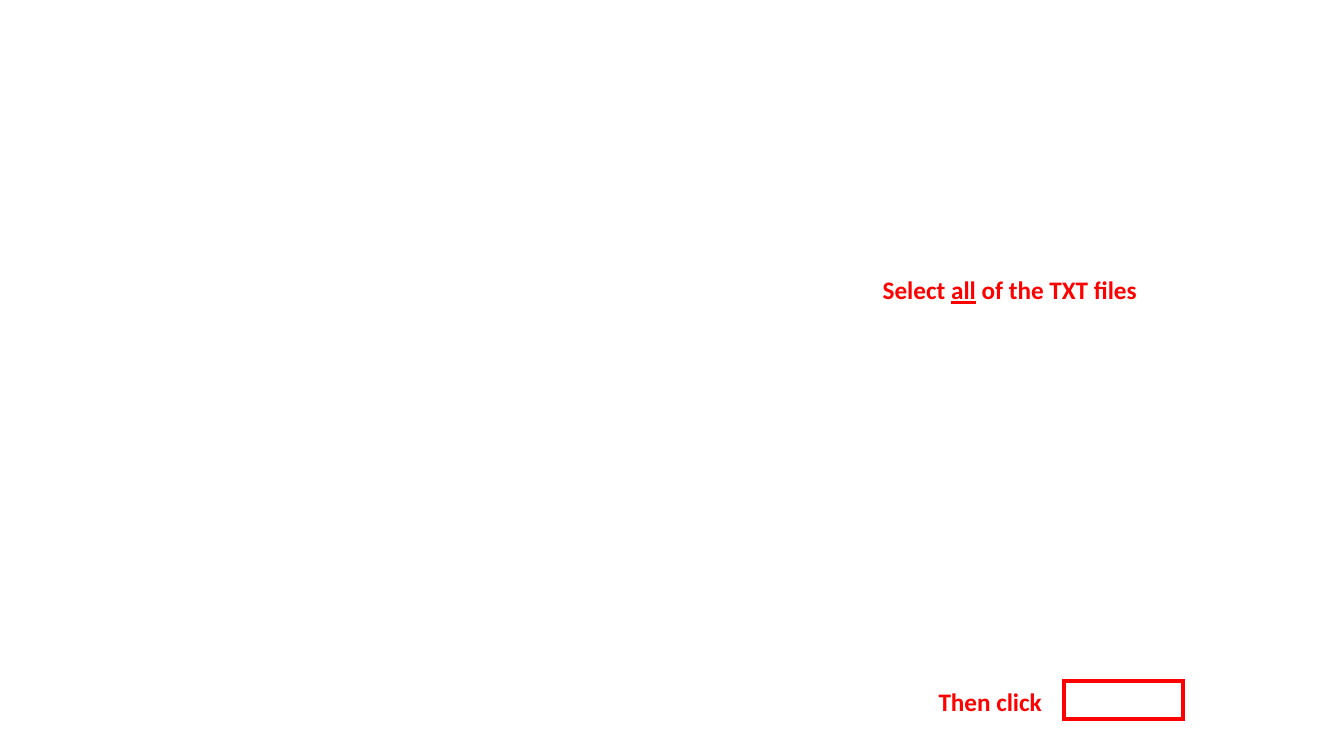
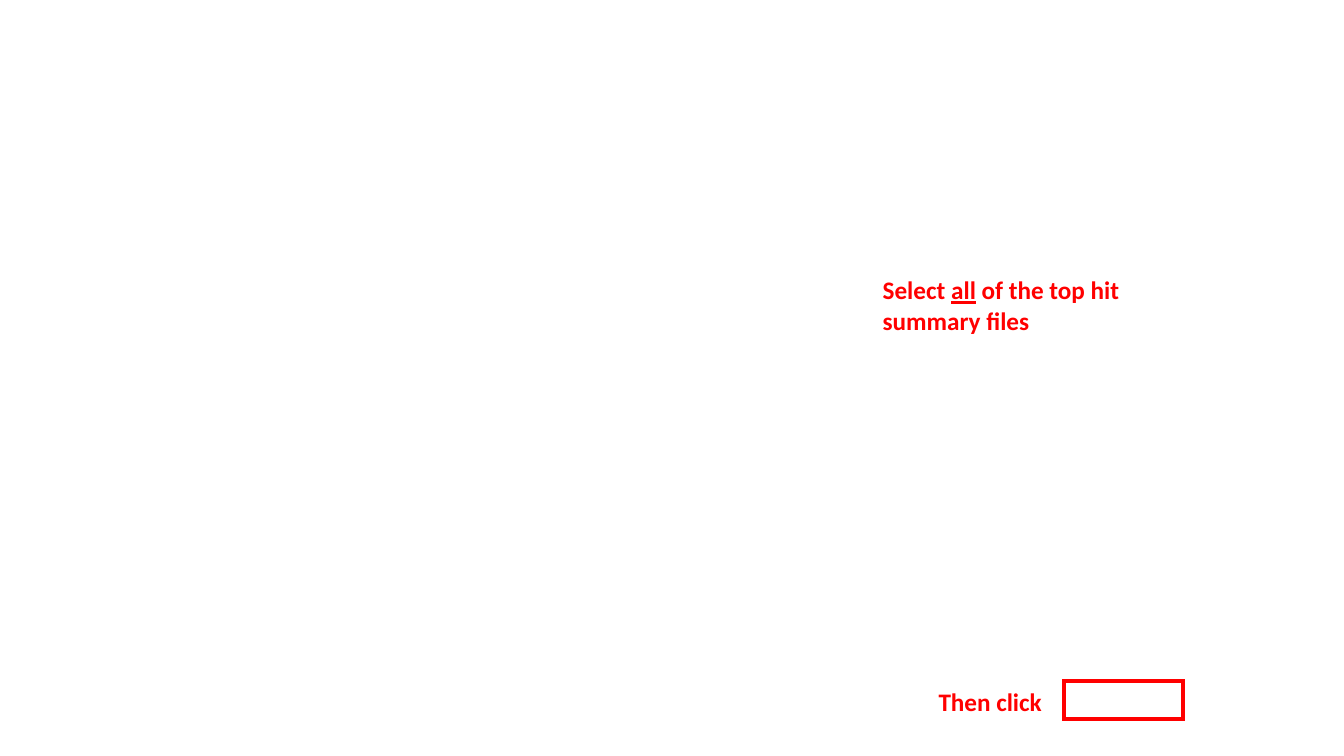
Before and after one commit to pwilmart/PAW_pipeline, a slide deck: slide 7 of histo_GUI_guide.pptx. Drawn at 1344x756 pixels with LibreOffice and Linux fonts; fonts in the diff are those of the drawing; background and template pictures are left out. Boxes give left, top, right and bottom in pixels: in the first picture for what was removed or moved away, otherwise in the second. Text is boxed around its words. In the diff, an @@ line names an element or a change of style, - is before the commit and + after.

```diff
--- a/histo_GUI_guide.pptx
+++ b/histo_GUI_guide.pptx
@@ text at bbox=[883, 281, 1119, 334]: text changed @@
-Select all of the TXT files
+Select all of the top hit
+summary files
```
Also in this commit, not shown: 3 other slides changed, 29 slides added, 8 slides removed, 1 other file.
